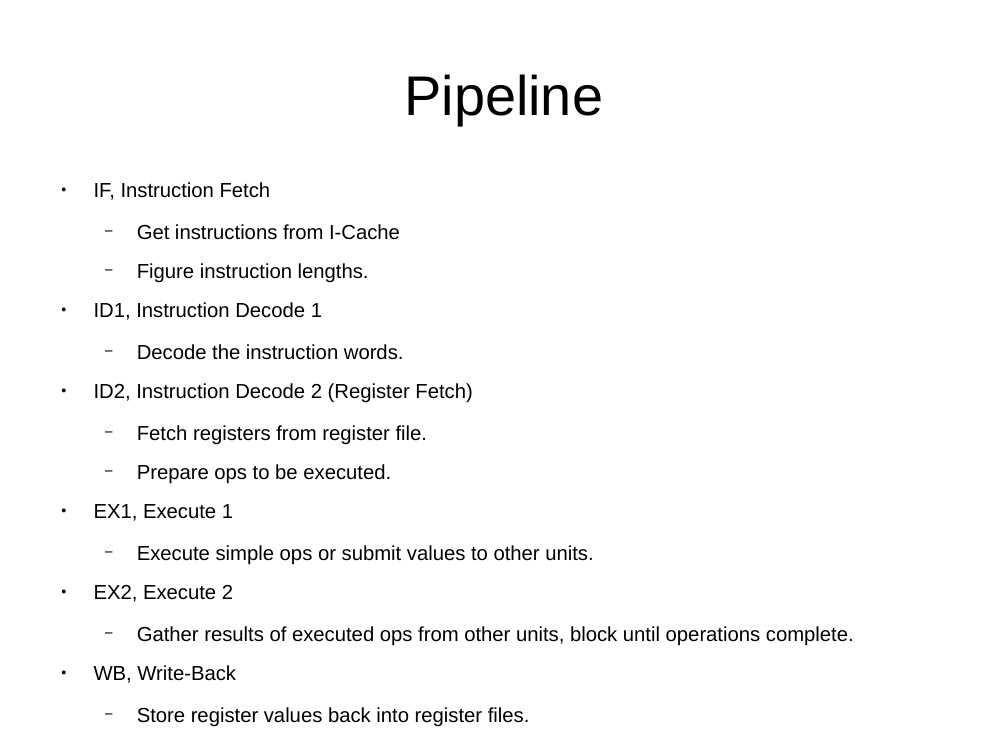
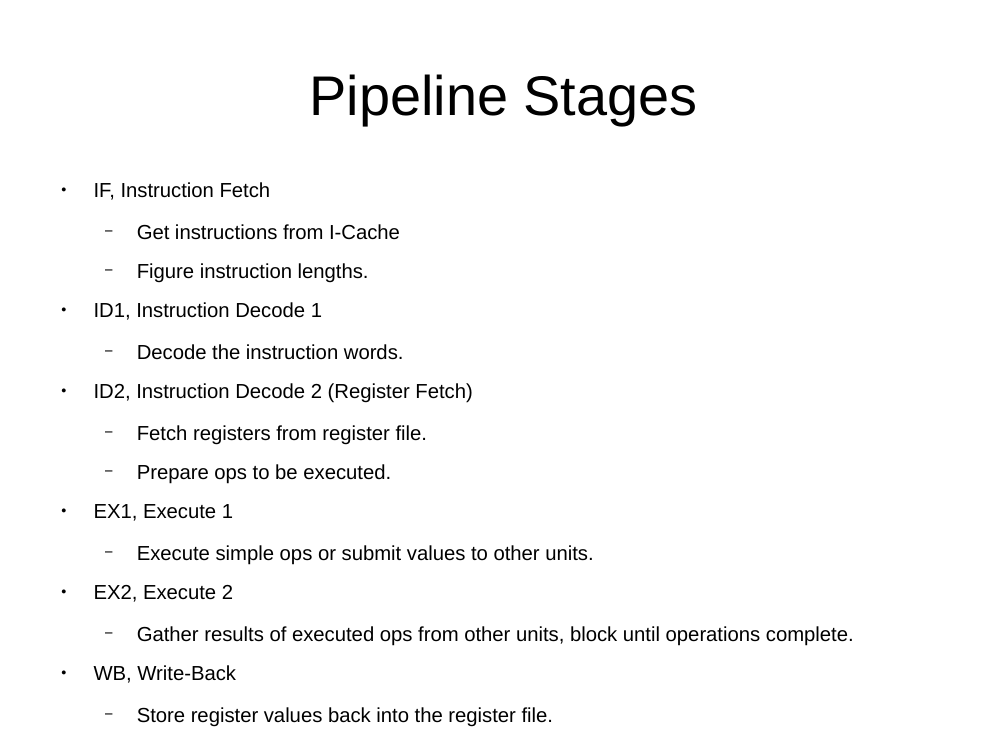
Before and after one commit to cr88192/bgbtech_btsr1arch, a slide deck: slide 2 of docs/slides/BJX2 Core 1.odp. Drawn at 1008x756 pixels with LibreOffice and Linux fonts; fonts in the diff are those of the drawing. Boxes give left, top, right and bottom in pixels: in the first picture for what was removed or moved away, otherwise in the second. Text is boxed around its words. In the diff, an @@ line names an element or a change of style, - is before the commit and + after.

```diff
--- a/docs/slides/BJX2 Core 1.odp
+++ b/docs/slides/BJX2 Core 1.odp
@@ title at (x1=310, y1=74, x2=698, y2=125): text changed @@
-Pipeline
+Pipeline Stages
@@ text at (x1=137, y1=707, x2=553, y2=727): text changed @@
-  − Store register values back into register files.
+  − Store register values back into the register file.
```
Also in this commit, not shown: 8 other slides changed, 5 slides added, 1 slide removed, 19 other files.
